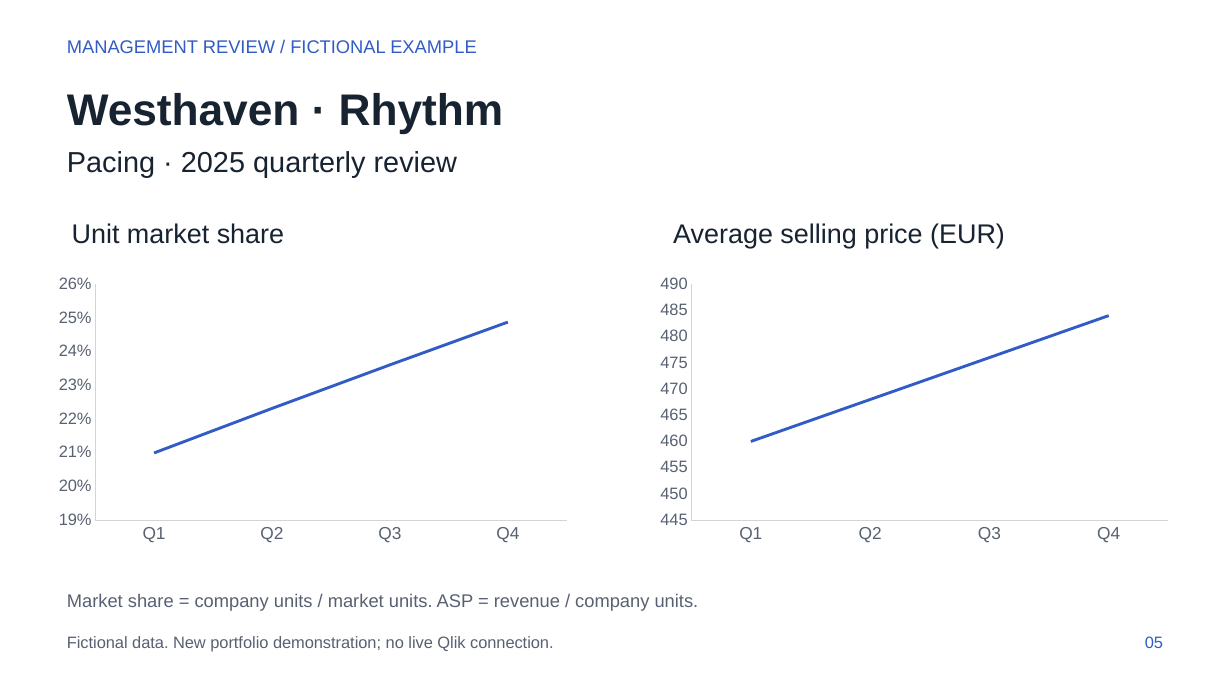
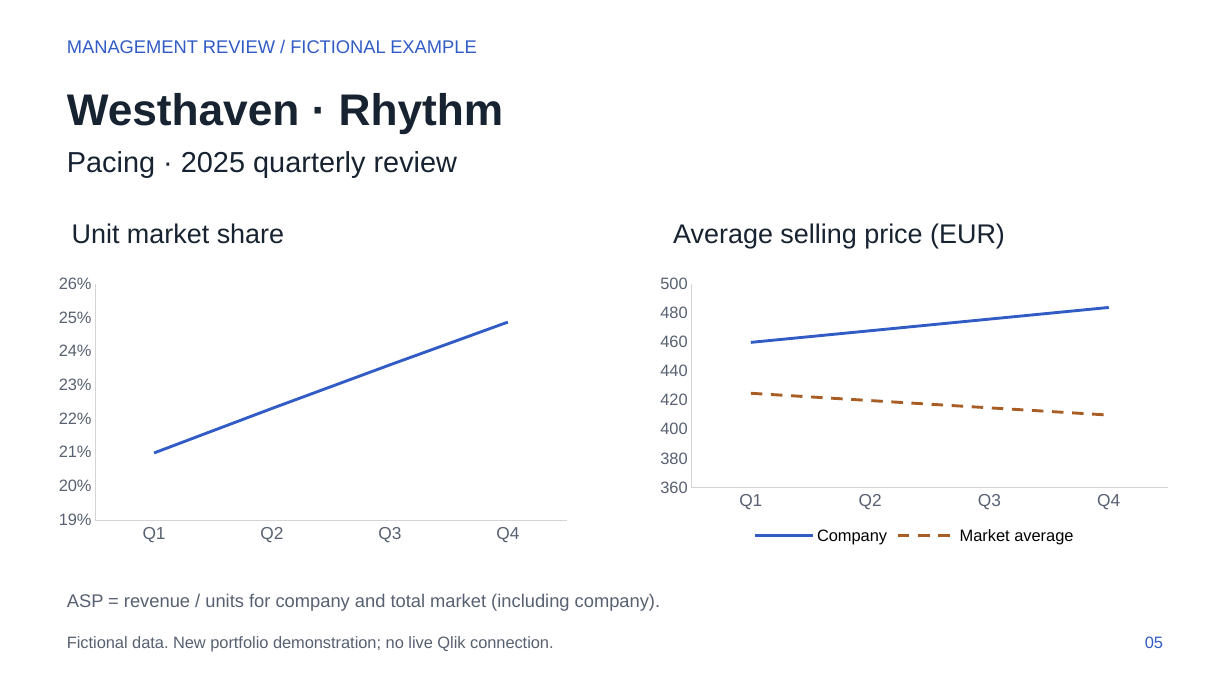
Before and after one commit to mattbang/qlik-reporting-investigation, a slide deck: slide 5 of reports/Country-Product-Report.pptx. Drawn at 1232x693 pixels with LibreOffice and Linux fonts; fonts in the diff are those of the drawing. Boxes give left, top, right and bottom in pixels: in the first picture for what was removed or moved away, otherwise in the second. Text is boxed around its words. In the diff, an @@ line names an element or a change of style, - is before the commit and + after.

Commit message:
Compare company pricing with market averages across the reporting demo

```diff
--- a/reports/Country-Product-Report.pptx
+++ b/reports/Country-Product-Report.pptx
@@ line chart at (650, 270, 1179, 549) @@
-Series 1: 460, 470, 480, 480
+Company: 460, 470, 480, 480
+Market average: 420, 420, 420, 410
@@ legend changed @@
@@ text at (67, 593, 660, 610): text changed @@
-Market share = company units / market units. ASP = revenue / company units.
+ASP = revenue / units for company and total market (including company).
```
Also in this commit, not shown: 11 other slides changed, 27 other files.
